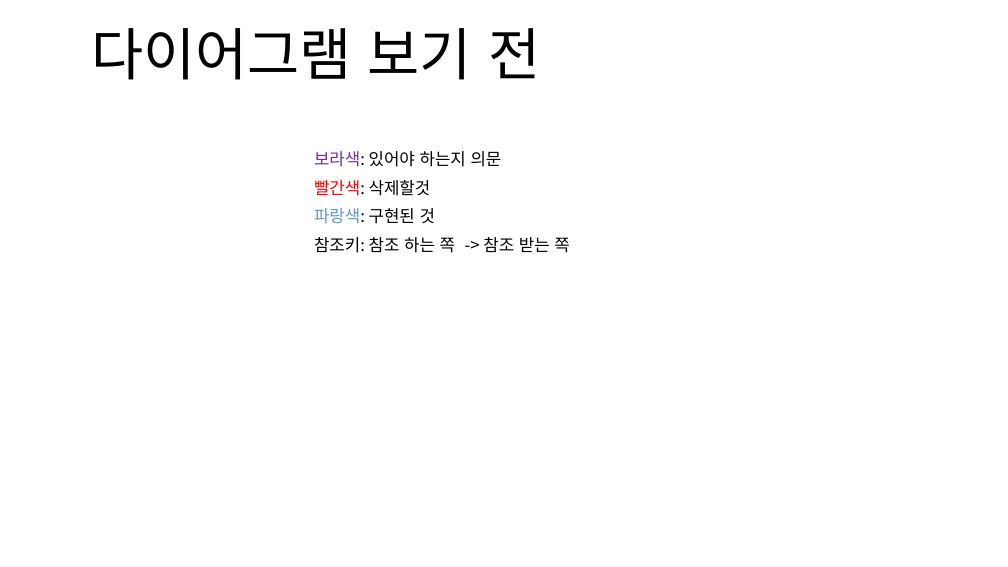
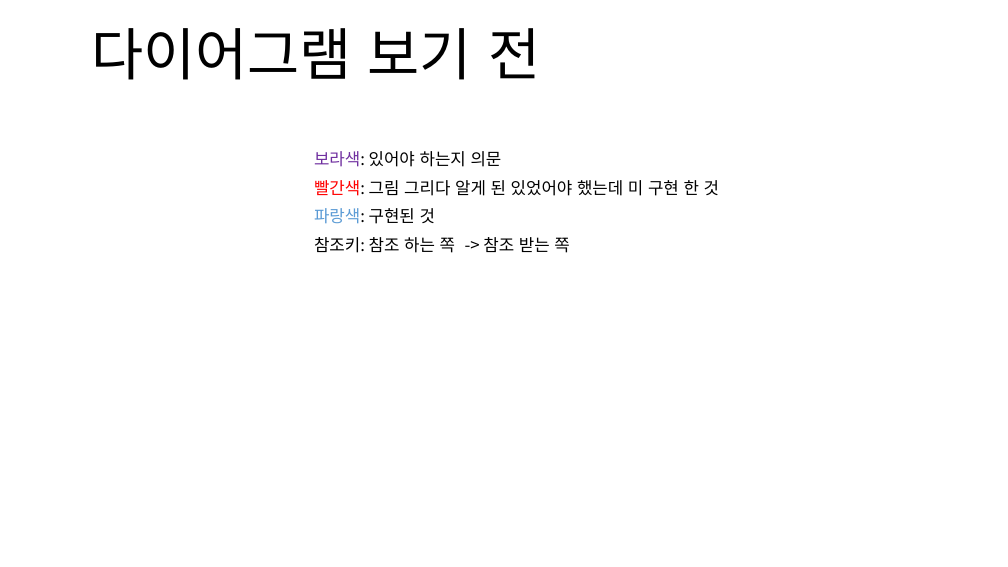
Before and after one commit to sungjaeyoon-past/Hospital, a slide deck: slide 1 of mysql_doc/db 현재의 스키마.pptx. Drawn at 1008x567 pixels with LibreOffice and Linux fonts; fonts in the diff are those of the drawing. Boxes give left, top, right and bottom in pixels: in the first picture for what was removed or moved away, otherwise in the second. Text is boxed around its words. In the diff, an @@ line names an element or a change of style, - is before the commit and + after.

```diff
--- a/mysql_doc/db 현재의 스키마.pptx
+++ b/mysql_doc/db 현재의 스키마.pptx
@@ subtitle at [314,180,719,196]: text changed @@
-빨간색: 삭제할것
+빨간색: 그림 그리다 알게 된 있었어야 했는데 미 구현 한 것
```
Also in this commit, not shown: 1 other slide changed, 16 other files.
